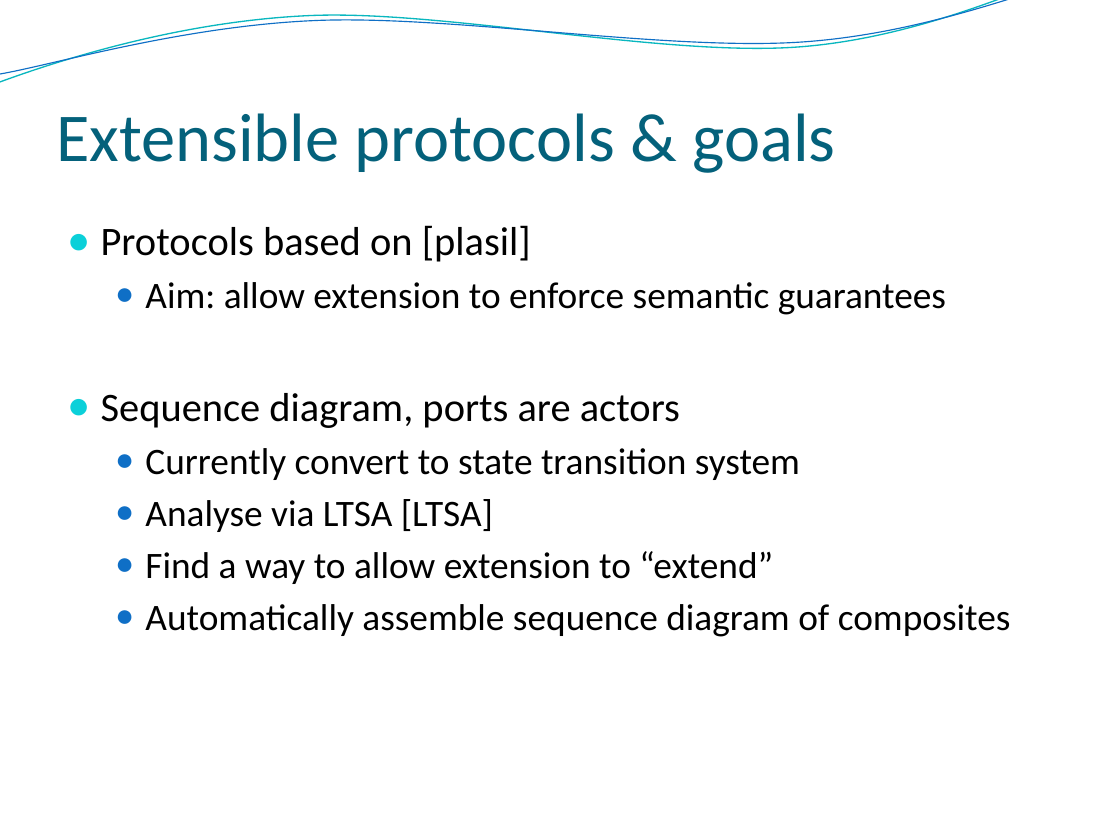
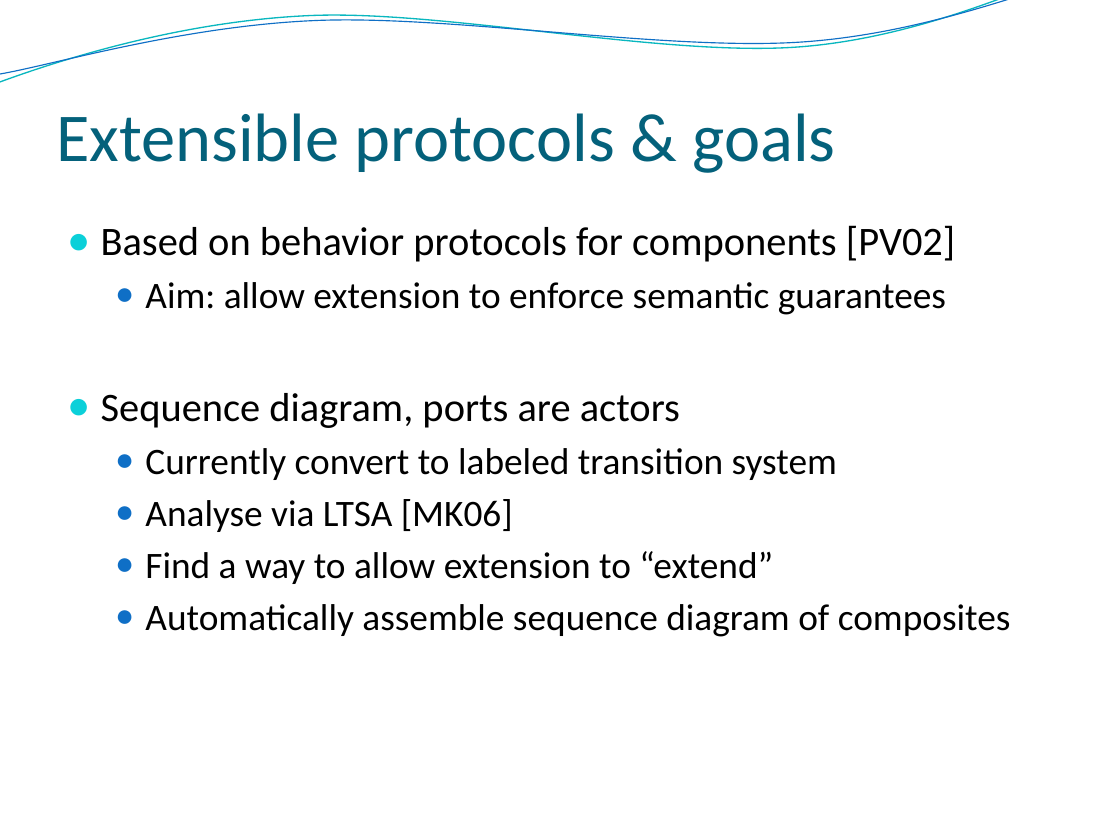
Before and after one commit to Intrinsarc/intrinsarc-evolve, a slide deck: slide 23 of Academic Work/presentations/prague/Evolve - Advanced.pptx. Drawn at 1120x840 pixels with LibreOffice and Linux fonts; fonts in the diff are those of the drawing; background and template pictures are left out. Boxes give left, top, right and bottom in pixels: in the first picture for what was removed or moved away, otherwise in the second. Text is boxed around its words. In the diff, an @@ line names an element or a change of style, - is before the commit and + after.

```diff
--- a/Academic Work/presentations/prague/Evolve - Advanced.pptx
+++ b/Academic Work/presentations/prague/Evolve - Advanced.pptx
@@ text at [101,225,955,262]: text changed @@
-● Protocols based on [plasil]
+● Based on behavior protocols for components [PV02]
@@ text at [145,448,837,532]: text changed @@
-  ● Currently convert to state transition system
-  ● Analyse via LTSA [LTSA]
+  ● Currently convert to labeled transition system
+  ● Analyse via LTSA [MK06]
```
Also in this commit, not shown: 7 other slides changed, 3 other files.
